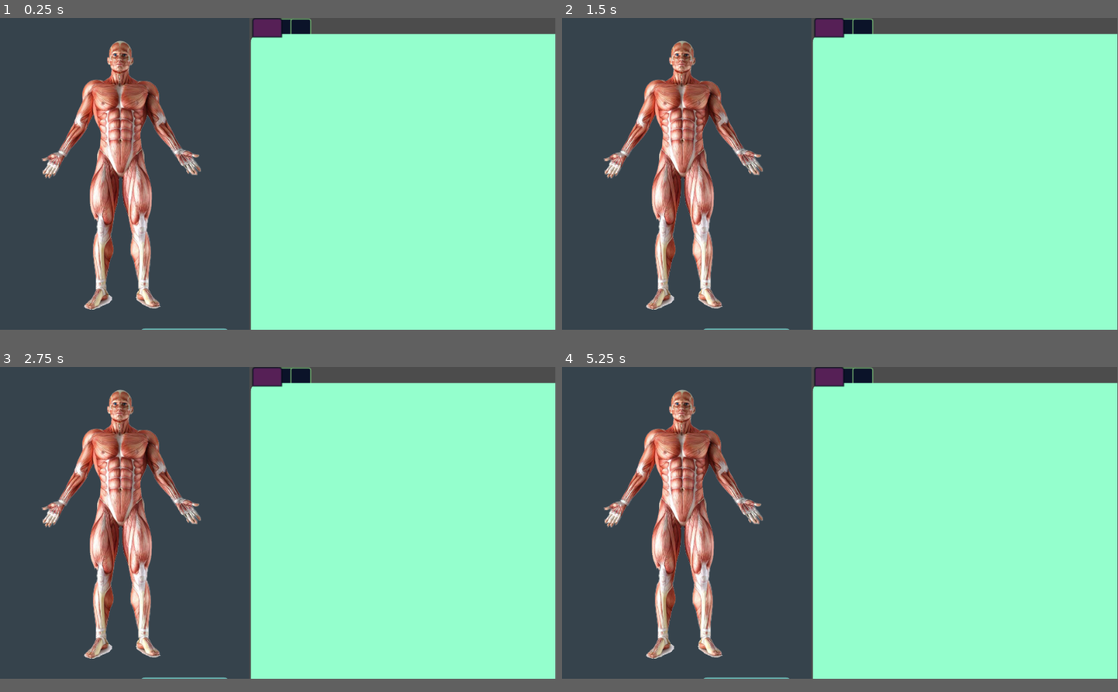
Above: before the commit, frames 1-4 (two rows, left to right).
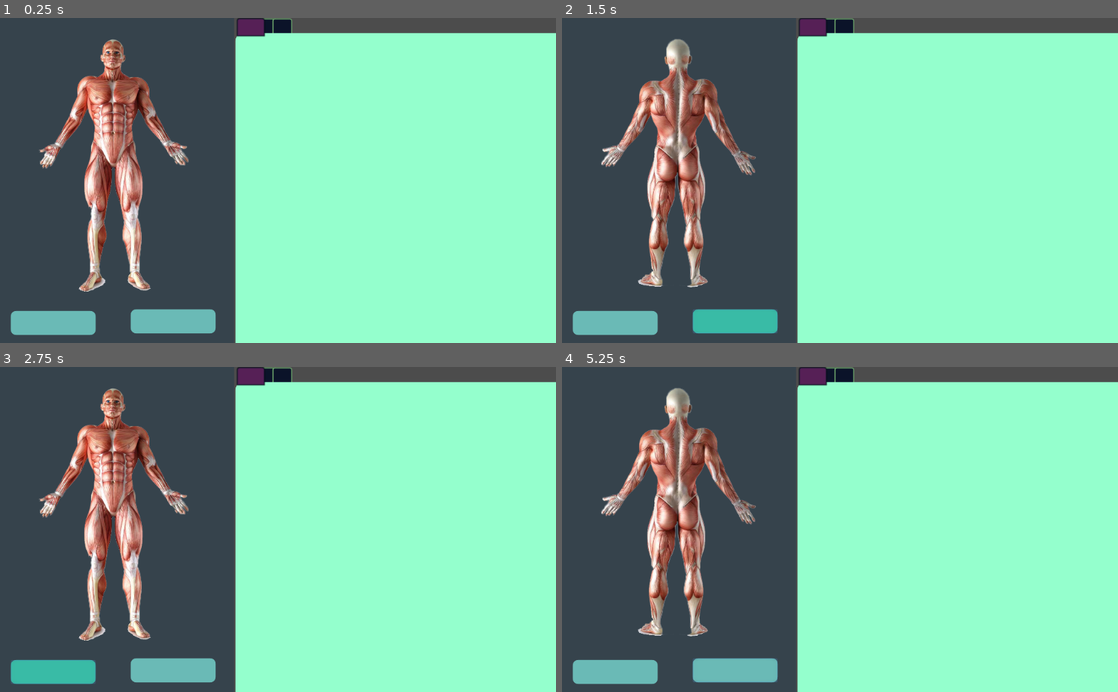
Above: after the commit, the same moments.

Repository: jesusadadfilho/aluno-samsung
Game: Godot game, scene res://scenes/Profile.tscn
Same seed, same stepped clock (60 frames per second), same inputs: the game is played once before the commit and once after it. After the commit the project has no main scene; this scene is started directly in both runs.
Inputs (mouse positions are in pixels of both pictures, inside the frame that each line leads up to):
- Up to frame 1 (0.25 s): no input
- Up to frame 2 (1.5 s): click (617, 310) at 0.5 s, where only the run after the commit has a clickable "Frente"; click (734, 310) at 1.25 s, where only the run after the commit has a clickable "Costas"
- Up to frame 3 (2.75 s): click (55, 659) at 2 s, where only the run after the commit has a clickable "Frente"
- Up to frame 4 (5.25 s): click (734, 659) at 2.75 s, where only the run after the commit has a clickable "Costas"; click (617, 659) at 3.5 s, where only the run after the commit has a clickable "Frente"; click (734, 659) at 4.25 s, where only the run after the commit has a clickable "Costas"; tap Enter at 5 s; move the mouse to (962, 506) at 5.02 s; click (962, 506) at 5.17 s
In our replay, the window is 799x449 before the commit and 800x468 after it. These sizes can differ from the game's own. Grey fills any space a smaller window leaves; there, only what the larger window draws over its background counts as a difference.

The runs differ from the first frame. In frame 1, 16% of the frame differs, in the area x 0-100%, y 0-100%; in frame 2, 15%; in frame 3, 16%; in frame 4, 15%.

Commit message:
increase speed dialog text

Diff:
--- a/project.godot
+++ b/project.godot
@@ -16,16 +16,7 @@
 [application]
 
 config/name="aluno-samsung"
-run/main_scene="res://scenes/Profile.tscn"
 config/icon="res://icon.png"
-
-[display]
-
-window/size/width=1920
-window/size/height=1080
-window/size/resizable=false
-window/size/test_width=960
-window/size/test_height=540
 
 [rendering]
 
--- a/scenes/tabs/Tab.tscn
+++ b/scenes/tabs/Tab.tscn
@@ -80,4 +80,4 @@
 visible = false
 anchor_right = 1.0
 anchor_bottom = 1.0
-margin_top = 24.0
+margin_top = 40.0
--- a/scripts/Dialog.gd
+++ b/scripts/Dialog.gd
@@ -8,7 +8,7 @@
 
 
 func _ready():
-	tempo.set_wait_time(.1)
+	tempo.set_wait_time(.01)
 	tempo.start()
 	anim.play("professor_show")
 	yield(anim, "animation_finished")
Not shown: 3 places in scenes/Profile.tscn that only renumber resources
Not shown: 4 places in scenes/tabs/Tab.tscn that only renumber resources
